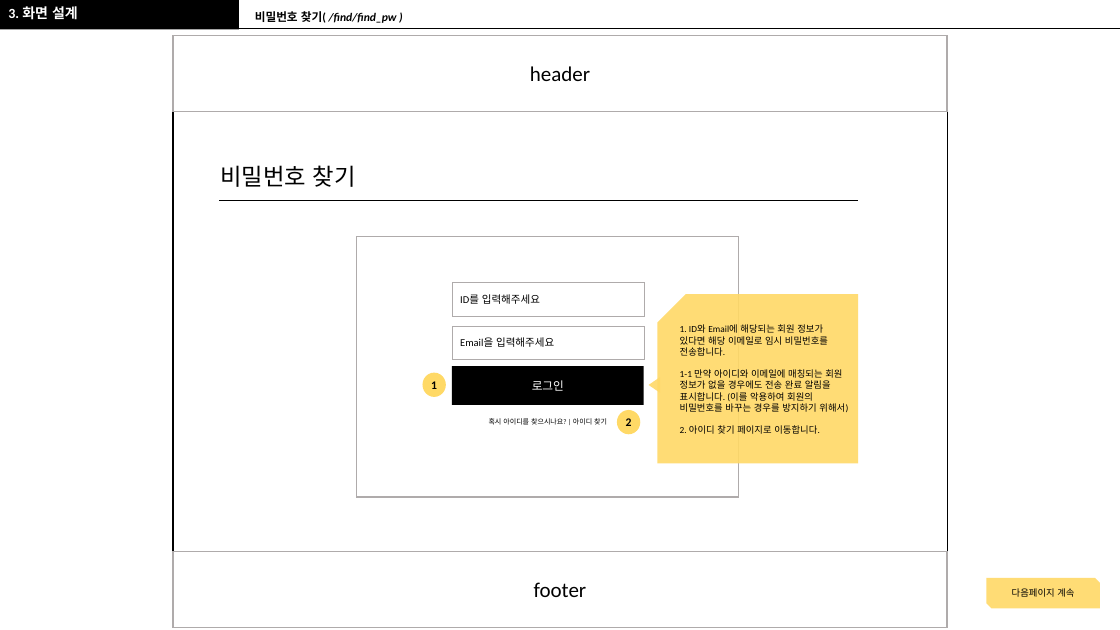
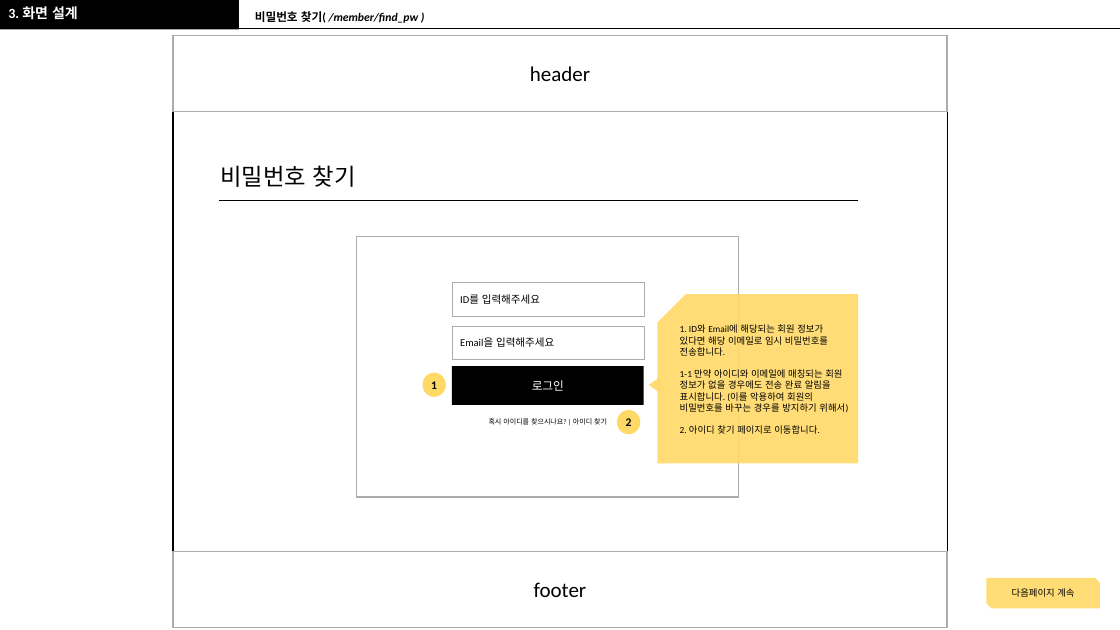
Before and after one commit to RealWarm/Common_Document, a slide deck: slide 11 of 온종일_돌봄/정훈_온종일_스토리보드_원본.pptx (slide 10 before the commit). Drawn at 1120x630 pixels with LibreOffice and Linux fonts; fonts in the diff are those of the drawing. Boxes give left, top, right and bottom in pixels: in the first picture for what was removed or moved away, otherwise in the second. Text is boxed around its words. In the diff, an @@ line names an element or a change of style, - is before the commit and + after.

```diff
--- a/온종일_돌봄/정훈_온종일_스토리보드_원본.pptx
+++ b/온종일_돌봄/정훈_온종일_스토리보드_원본.pptx
@@ text at box(255, 11, 419, 23): text changed @@
-비밀번호 찾기( /find/find_pw )
+비밀번호 찾기( /member/find_pw )
```
Also in this commit, not shown: 10 other slides changed, 4 slides added, 7 other files.
